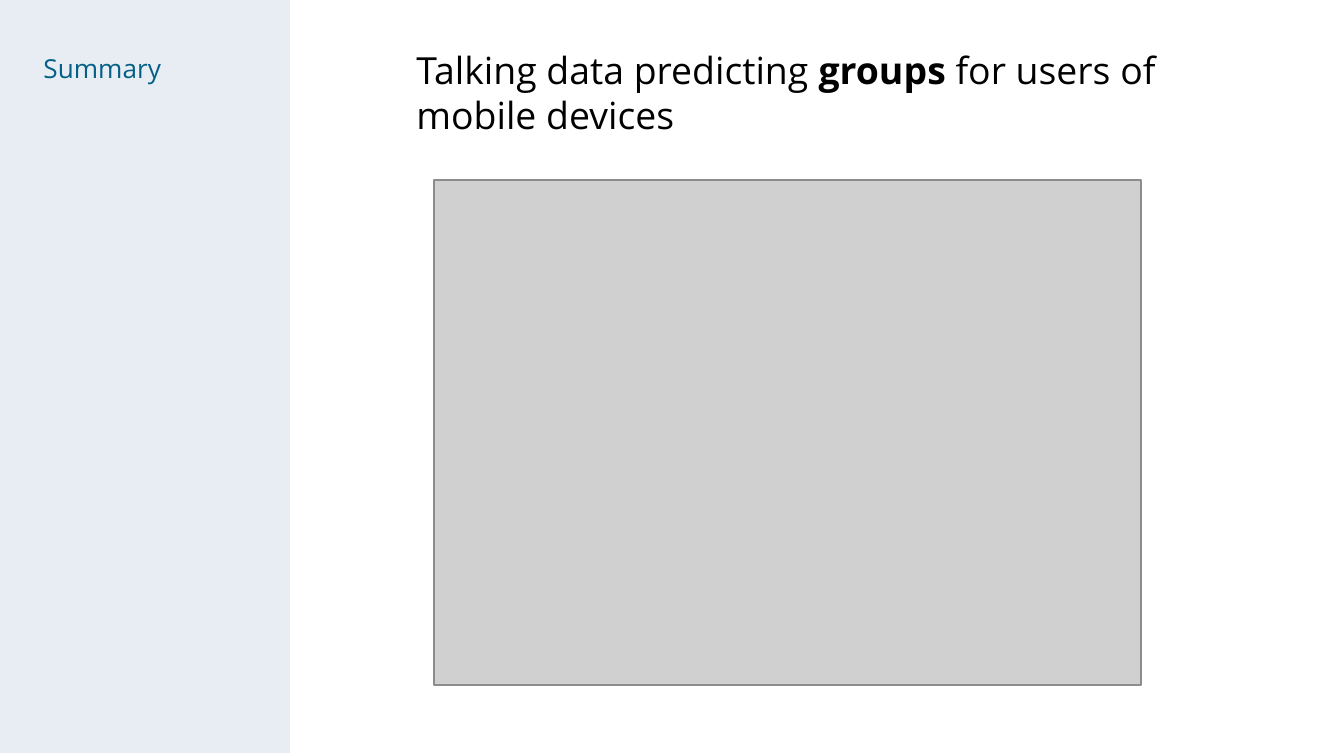
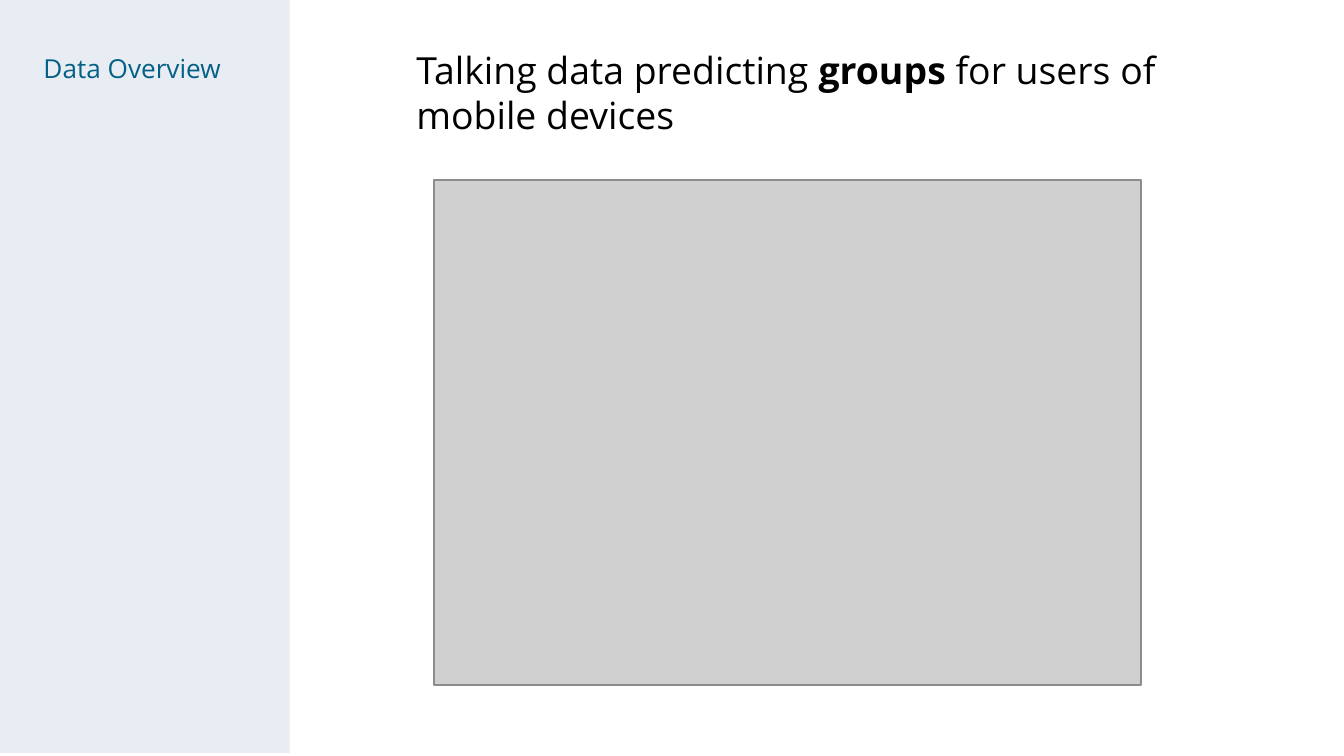
Before and after one commit to chechir/talking_data, a slide deck: slide 5 of brussels/deck_overview_detail.odp. Drawn at 1344x756 pixels with LibreOffice and Linux fonts; fonts in the diff are those of the drawing; grey boxes stand for pictures. Boxes give left, top, right and bottom in pixels: in the first picture for what was removed or moved away, otherwise in the second. Text is boxed around its words. In the diff, an @@ line names an element or a change of style, - is before the commit and + after.

```diff
--- a/brussels/deck_overview_detail.odp
+++ b/brussels/deck_overview_detail.odp
@@ text at <box>43,59,221,79</box>: text changed @@
-Summary
+Data Overview
```
Also in this commit, not shown: 8 other slides changed, 2 slides added, 1 slide removed.
